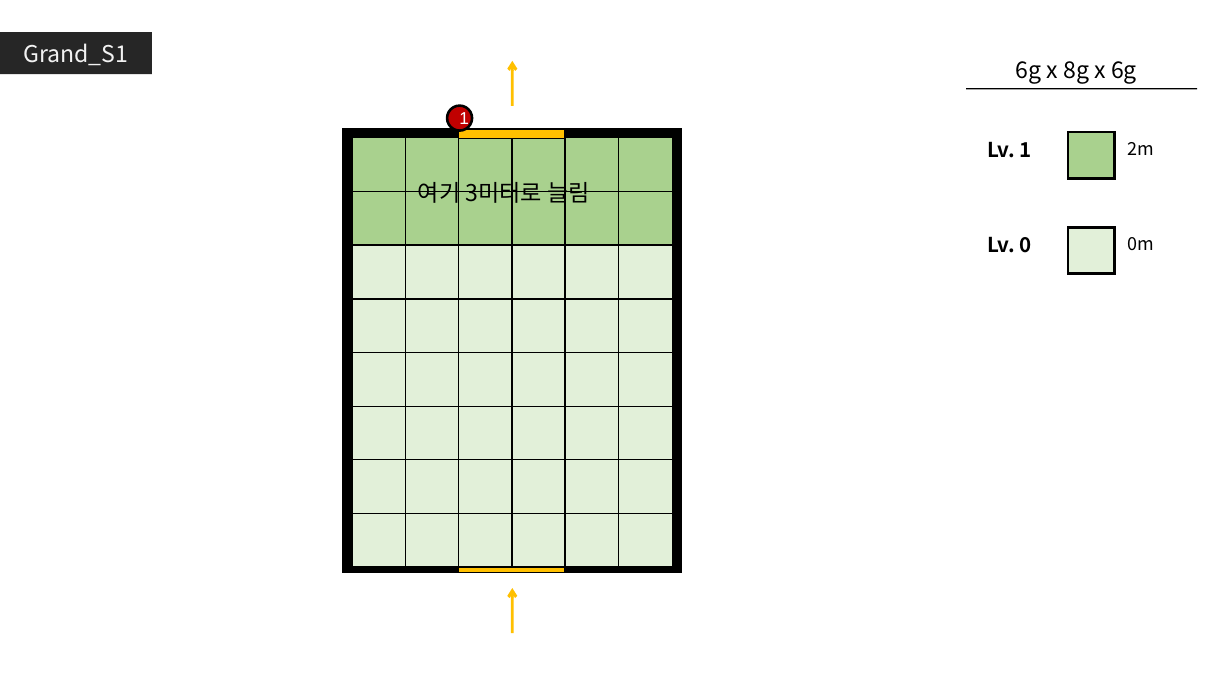
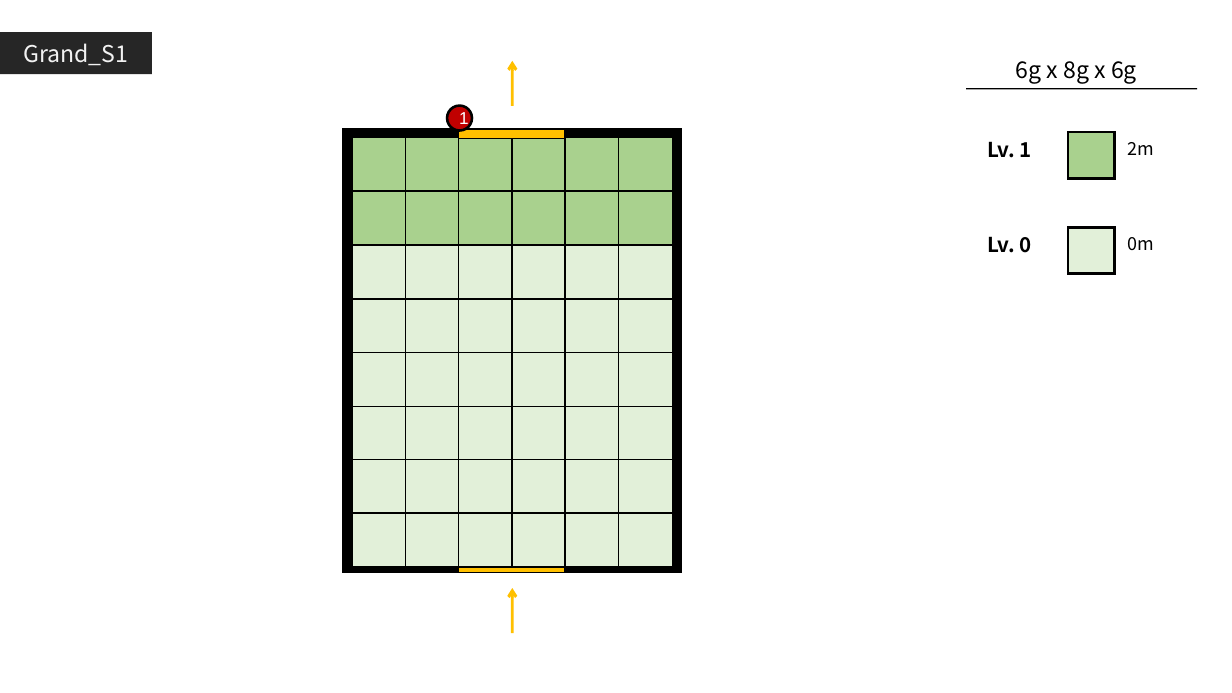
Before and after one commit to GGMGangsterHamster/GangsterHamster, a slide deck: slide 6 of Documents/LevelDesign/GrandStage/Grand_Stage.pptx. Drawn at 1232x693 pixels with LibreOffice and Linux fonts; fonts in the diff are those of the drawing. Boxes give left, top, right and bottom in pixels: in the first picture for what was removed or moved away, otherwise in the second. Text is boxed around its words. In the diff, an @@ line names an element or a change of style, - is before the commit and + after.

```diff
--- a/Documents/LevelDesign/GrandStage/Grand_Stage.pptx
+++ b/Documents/LevelDesign/GrandStage/Grand_Stage.pptx
@@ text removed at (x1=418, y1=178, x2=590, y2=207) @@
-여기 3미터로 늘림
```
Also in this commit, not shown: 16 other slides changed, 59 other files.
